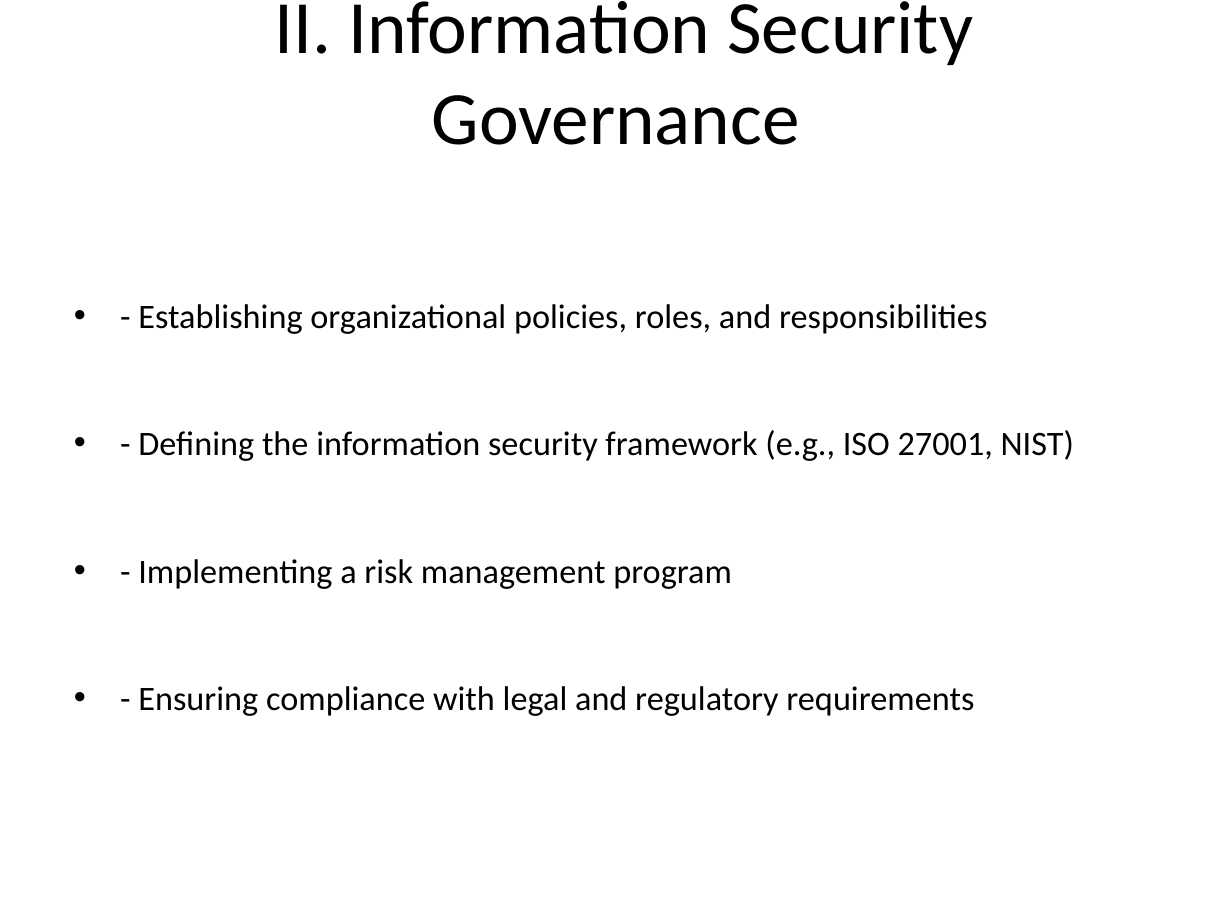
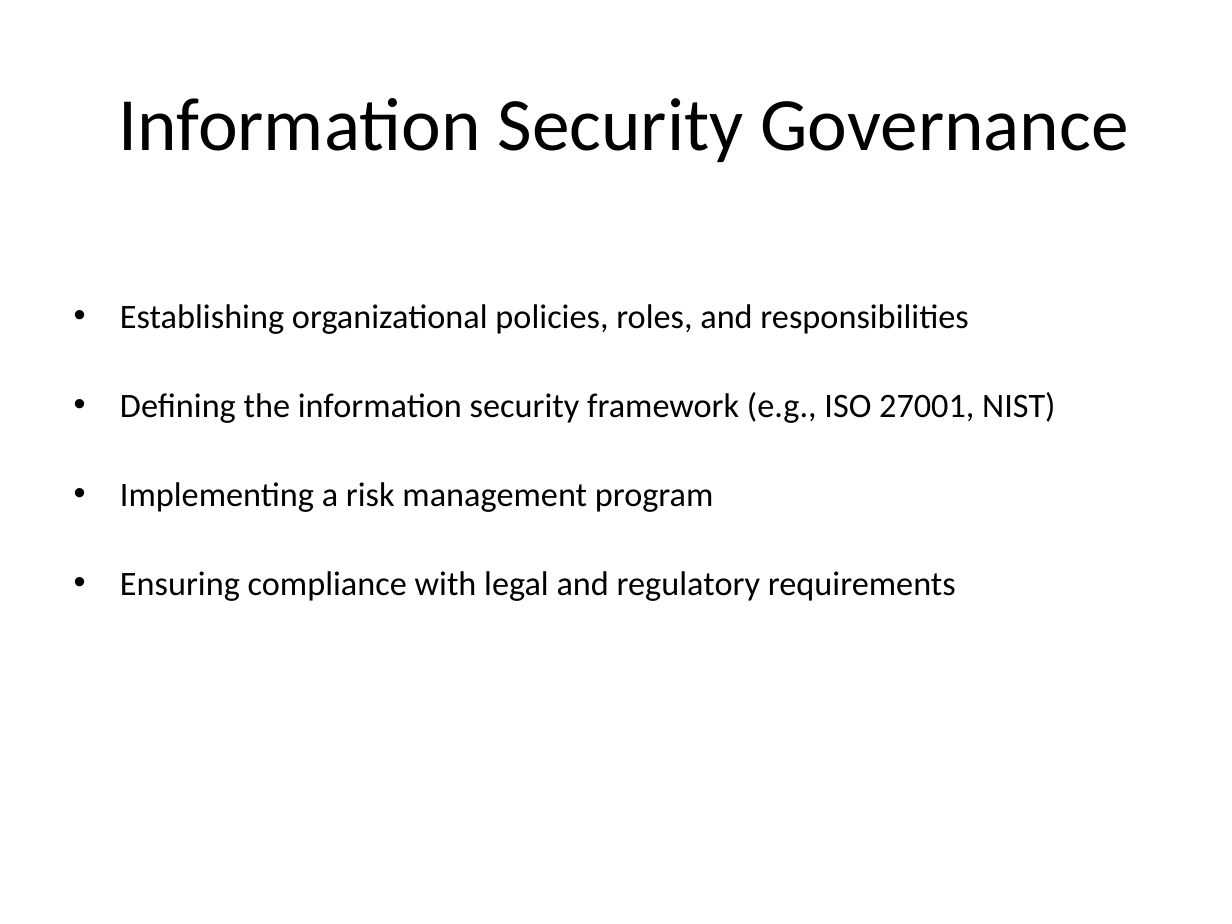
Before and after one commit to tal-training/secure-development, a slide deck: slide 5 of Day1/Introduction to Information Security/0-Introduction-to-Information-Security.md.pptx. Drawn at 1232x924 pixels with LibreOffice and Linux fonts; fonts in the diff are those of the drawing. Boxes give left, top, right and bottom in pixels: in the first picture for what was removed or moved away, otherwise in the second. Text is boxed around its words. In the diff, an @@ line names an element or a change of style, - is before the commit and + after.

```diff
--- a/Day1/Introduction to Information Security/0-Introduction-to-Information-Security.md.pptx
+++ b/Day1/Introduction to Information Security/0-Introduction-to-Information-Security.md.pptx
@@ title at (119, 98, 1129, 162): text changed @@
-II. Information Security Governance
+Information Security Governance
@@ text at (120, 304, 1055, 601): text changed @@
-• - Establishing organizational policies, roles, and responsibilities
-• - Defining the information security framework (e.g., ISO 27001, NIST)
-• - Implementing a risk management program
-• - Ensuring compliance with legal and regulatory requirements
+• Establishing organizational policies, roles, and responsibilities
+• Defining the information security framework (e.g., ISO 27001, NIST)
+• Implementing a risk management program
+• Ensuring compliance with legal and regulatory requirements
```
Also in this commit, not shown: 28 other slides changed, 6 other files.
